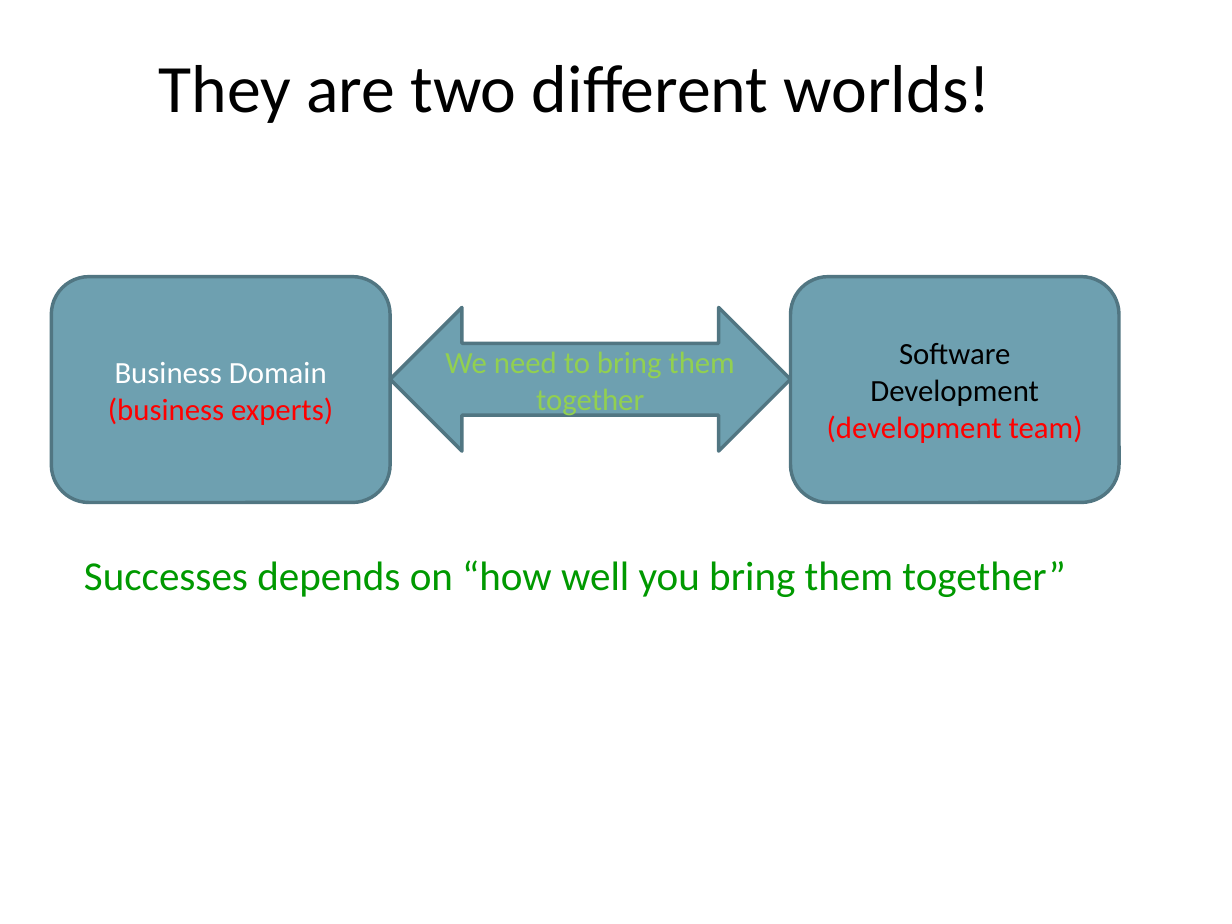
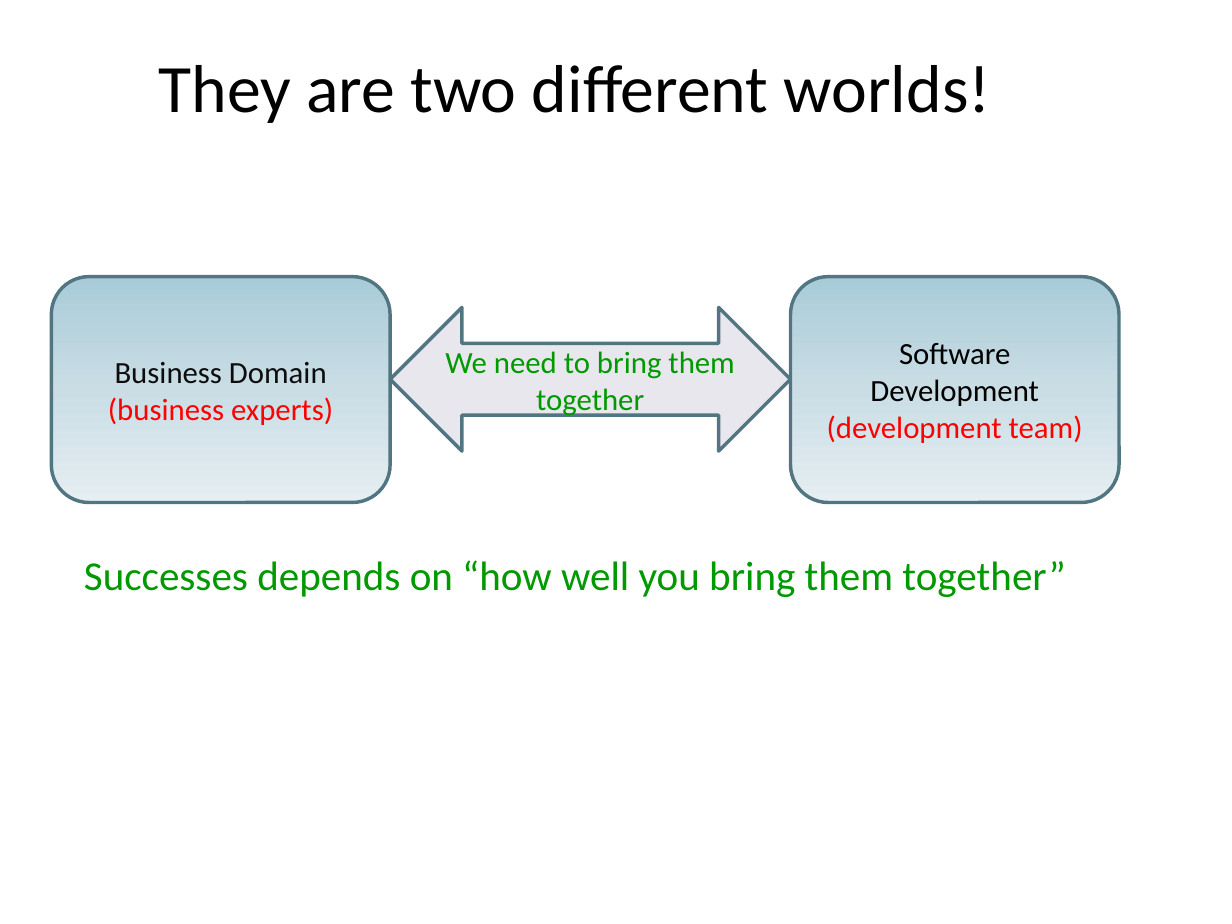
Before and after one commit to arturtv/dddpresentation, a slide deck: slide 6 of Domain-DrivenDesign.A.Trosin.pptx. Drawn at 1232x924 pixels with LibreOffice and Linux fonts; fonts in the diff are those of the drawing. Boxes give left, top, right and bottom in pixels: in the first picture for what was removed or moved away, otherwise in the second. Text is boxed around its words. In the diff, an @@ line names an element or a change of style, - is before the commit and + after.

```diff
--- a/Domain-DrivenDesign.A.Trosin.pptx
+++ b/Domain-DrivenDesign.A.Trosin.pptx
@@ rounded rectangle "Business Domain" at (x1=52, y1=277, x2=391, y2=503): fill #6EA0B0 to gradient #A9CBD8 to #CADEE6 to #E5EEF2 @@
@@ rounded rectangle "Software Development" at (x1=791, y1=277, x2=1120, y2=503): fill #6EA0B0 to gradient #A9CBD8 to #CADEE6 to #E5EEF2 @@
@@ left right arrow "We need to bring them ..." at (x1=391, y1=308, x2=791, y2=452): text colour #92D050 to #009900; fill #6EA0B0 to #E8E7ED @@
@@ text in rounded rectangle at (x1=115, y1=362, x2=327, y2=384): text colour #FFFFFF to #0D0D0D in "Business Domain" @@
```
Also in this commit, not shown: 2 other slides changed, 1 slide added, 1 other file.
